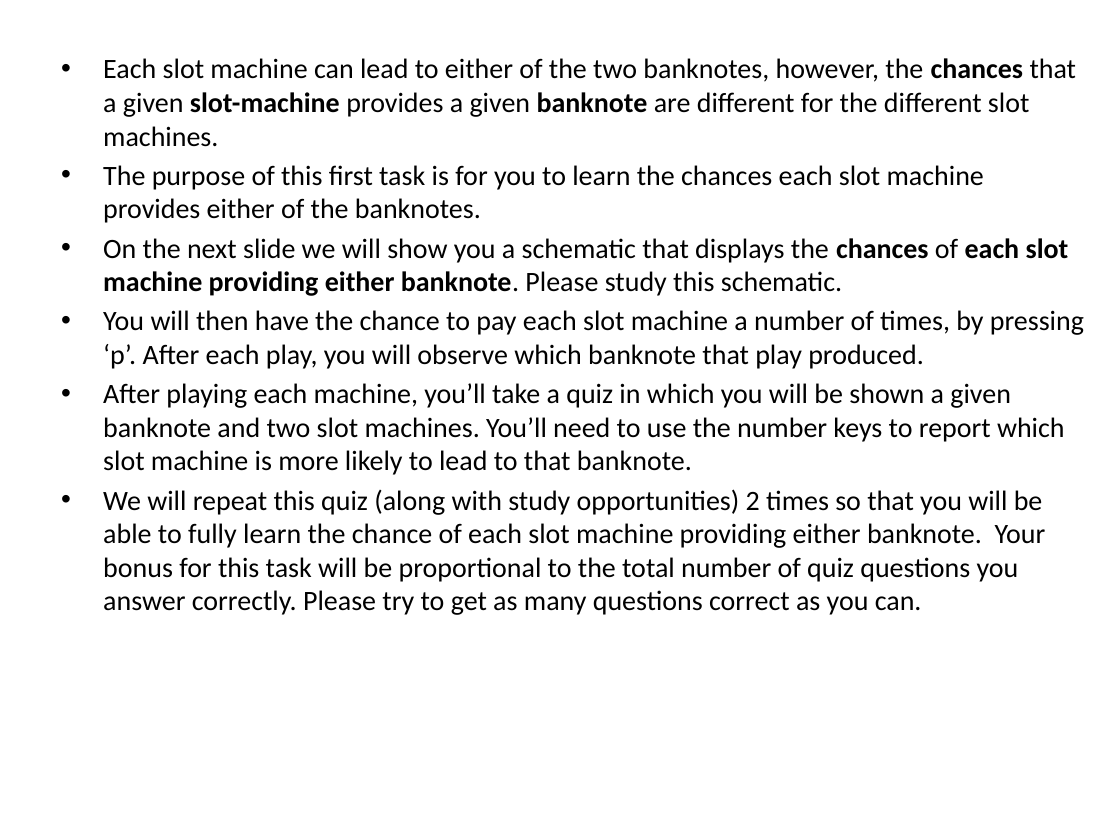
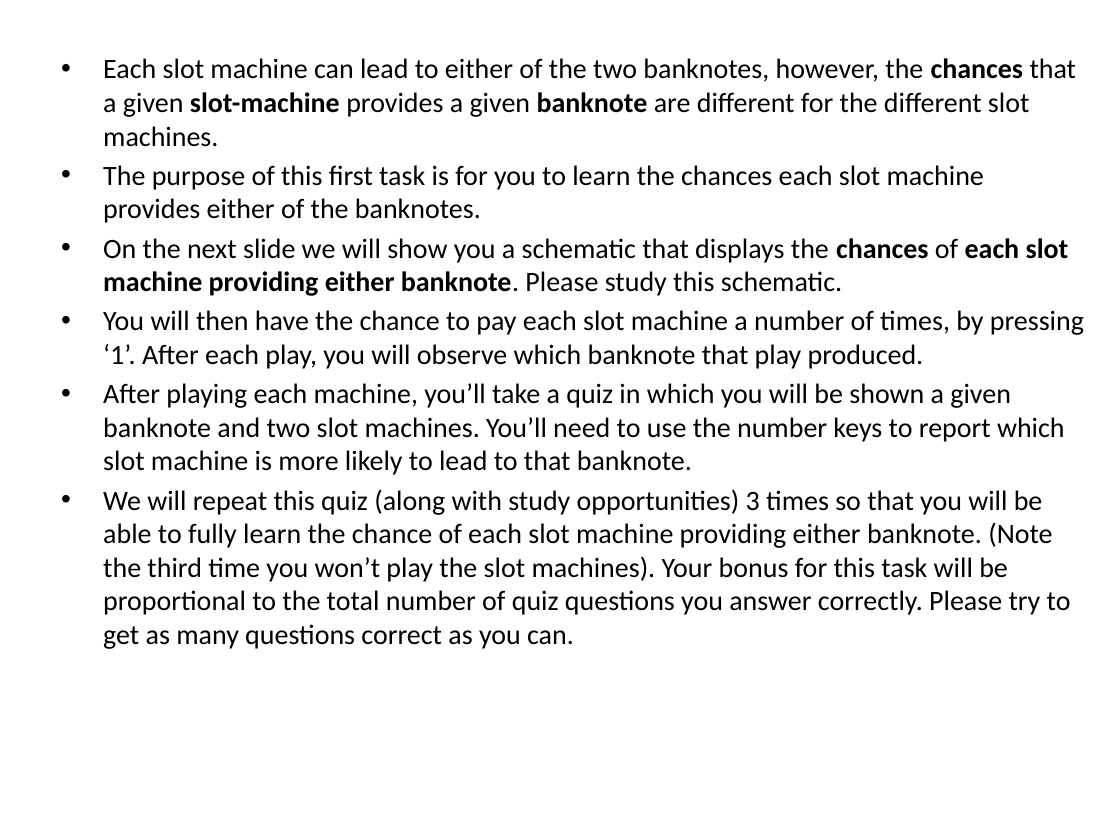
Before and after one commit to evanrussek/Gamble_Task_browser, a slide deck: slide 3 of public/Online_Task/Stimuli/uws_instr_slides_ver2_jpg_o1.pptx. Drawn at 1120x840 pixels with LibreOffice and Linux fonts; fonts in the diff are those of the drawing. Boxes give left, top, right and bottom in pixels: in the first picture for what was removed or moved away, otherwise in the second. Text is boxed around its words. In the diff, an @@ line names an element or a change of style, - is before the commit and + after.

```diff
--- a/public/Online_Task/Stimuli/uws_instr_slides_ver2_jpg_o1.pptx
+++ b/public/Online_Task/Stimuli/uws_instr_slides_ver2_jpg_o1.pptx
@@ text at [103,310,1084,369]: text changed @@
-• You will then have the chance to pay each slot machine a number of times, by pressing ‘p’. After each play, you will observe which banknote that play produced.
+• You will then have the chance to pay each slot machine a number of times, by pressing ‘1’. After each play, you will observe which banknote that play produced.
@@ text at [103,489,1071,649]: text changed @@
-• We will repeat this quiz (along with study opportunities) 2 times so that you will be able to fully learn the chance of each slot machine providing either banknote. Your bonus for this task will be proportional to the total number of quiz questions you answer correctly. Please try to get as many questions correct as you can.
+• We will repeat this quiz (along with study opportunities) 3 times so that you will be able to fully learn the chance of each slot machine providing either banknote. (Note the third time you won’t play the slot machines). Your bonus for this task will be proportional to the total number of quiz questions you answer correctly. Please try to get as many questions correct as you can.
```
Also in this commit, not shown: 4 other slides changed, 39 other files.
